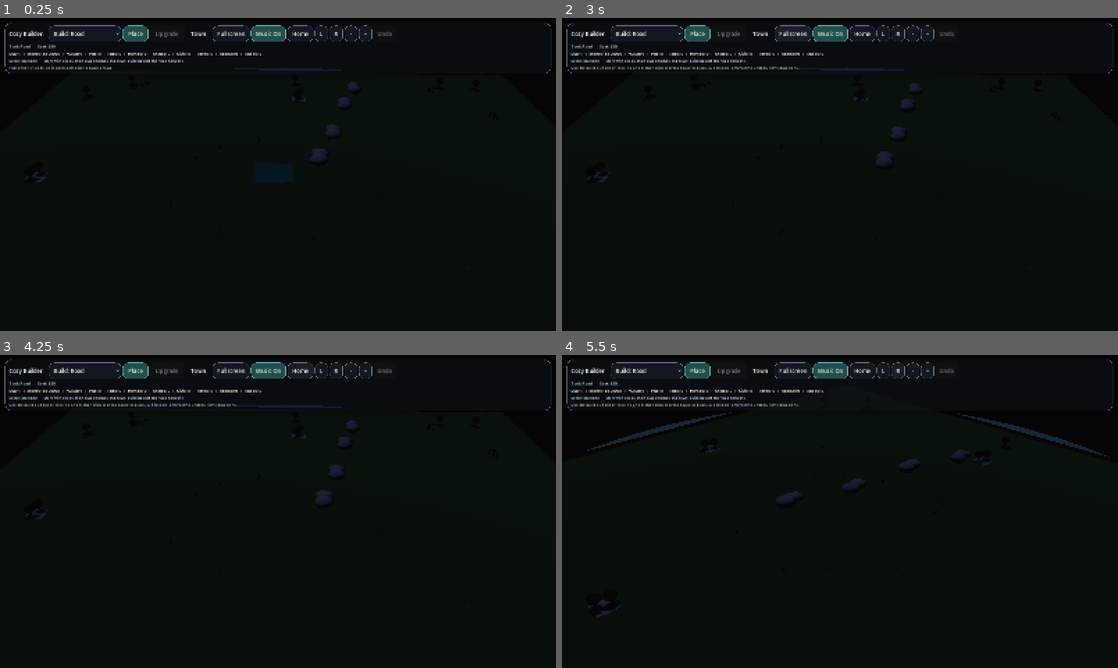
Above: before the commit, frames 1-4 (two rows, left to right).
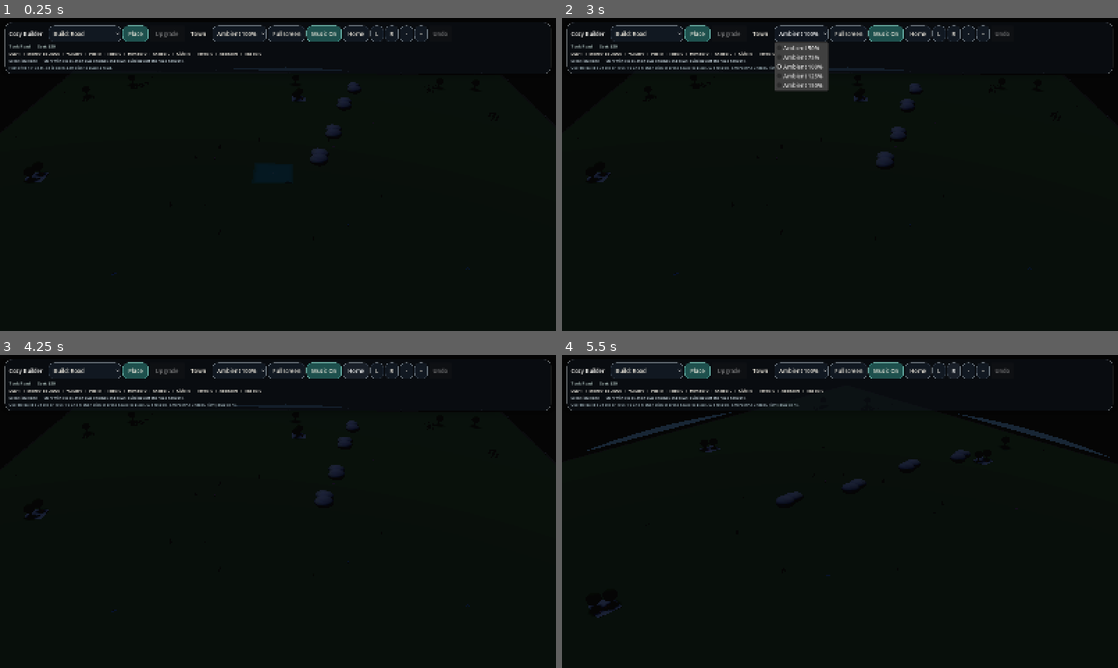
Above: after the commit, the same moments.

Repository: johnswaffles/my-backend-api
Game: Godot game, scene res://scenes/main_scene.tscn
The game is run twice, just before and just after one commit, with the same random seed, the same clock (stepped at 60 frames per second) and the same inputs.
Inputs (mouse positions are in pixels of both pictures, inside the frame that each line leads up to):
- Up to frame 1 (0.25 s): no input
- Up to frame 2 (3 s): click "Build: Road" at 0.5 s; click "Place" at 1.25 s; click "Town" at 2 s; click (801, 33) at 2.75 s, where only the run after the commit has a clickable "Ambient 100%"
- Up to frame 3 (4.25 s): click "Home" at 3.5 s
- Up to frame 4 (5.5 s): click "L" at 4.25 s; click "R" at 5 s

The runs differ from the first frame. In frame 1, 1.0% of the frame differs, in the area x 39-81%, y 2-8%; in frame 2, 2.5%, in the area x 38-81%, y 2-24%; in frame 3, 1.0%; in frame 4, 1.0%.

Commit message:
Add ambient light dropdown

Diff:
--- a/cozy-builder-godot/scripts/building_system.gd
+++ b/cozy-builder-godot/scripts/building_system.gd
@@ -108,6 +108,13 @@
 }
 const SAVE_PATH := "user://cozy_builder_save.json"
 const MUSIC_STREAM_PATH := "res://assets/audio/Sunrise Over Tiny Blocks (2).mp3"
+const AMBIENT_LIGHT_PRESETS := [
+	{"label": "Ambient 50%", "scale": 0.5},
+	{"label": "Ambient 75%", "scale": 0.75},
+	{"label": "Ambient 100%", "scale": 1.0},
+	{"label": "Ambient 125%", "scale": 1.25},
+	{"label": "Ambient 150%", "scale": 1.5},
+]
 const PROPERTY_FRONT_SETBACK := 1.0
 const PROPERTY_FRONT_SETBACK_BY_TOOL := {
 	BUILD_TOOL_HOUSE: 0.95,
@@ -253,6 +260,8 @@
 var _nature_root: Node3D
 var _music_player: AudioStreamPlayer
 var _music_button: Button
+var _ambient_dropdown: OptionButton
+var _ambient_light_scale := 1.0
 var _music_enabled := true
 
 
@@ -518,6 +527,15 @@
 	town_popup.id_pressed.connect(_on_town_menu_action)
 	top_row.add_child(_town_menu)
 
+	_ambient_dropdown = OptionButton.new()
+	_ambient_dropdown.custom_minimum_size = Vector2(118, 0)
+	for preset in AMBIENT_LIGHT_PRESETS:
+		var ambient_index := _ambient_dropdown.item_count
+		_ambient_dropdown.add_item(str(preset["label"]), ambient_index)
+		_ambient_dropdown.set_item_metadata(ambient_index, float(preset["scale"]))
+	_ambient_dropdown.item_selected.connect(_on_ambient_dropdown_selected)
+	top_row.add_child(_ambient_dropdown)
+
 	_fullscreen_button = Button.new()
 	_fullscreen_button.text = "Fullscreen"
 	_fullscreen_button.custom_minimum_size = Vector2(92, 0)
@@ -618,6 +636,8 @@
 	if _music_button:
 		_style_tool_button(_music_button, _music_enabled)
 		_music_button.text = "Music On" if _music_enabled else "Music Off"
+	if _ambient_dropdown:
+		_refresh_ambient_dropdown()
 	if _place_button:
 		_style_tool_button(_place_button, true)
 	if _upgrade_button:
@@ -665,6 +685,39 @@
 	if _ghost_root:
 		for tool in _ghost_nodes.keys():
 			_ghost_nodes[tool].visible = _build_tool == tool and BUILD_TOOL_COSTS.has(tool)
+
+
+func _ambient_index_for_scale(scale: float) -> int:
+	var best_index := 0
+	var best_distance := INF
+	for index in range(AMBIENT_LIGHT_PRESETS.size()):
+		var preset_scale := float(AMBIENT_LIGHT_PRESETS[index]["scale"])
+		var distance := absf(preset_scale - scale)
+		if distance < best_distance:
+			best_distance = distance
+			best_index = index
+	return best_index
+
+
+func _refresh_ambient_dropdown() -> void:
+	if not _ambient_dropdown:
+		return
+	var index := _ambient_index_for_scale(_ambient_light_scale)
+	if _ambient_dropdown.get_selected_id() != index:
+		_ambient_dropdown.select(index)
+	_style_tool_button(_ambient_dropdown, false)
+
+
+func _set_ambient_light_scale(scale: float) -> void:
+	_ambient_light_scale = clampf(scale, 0.5, 1.5)
+	_update_day_night_visuals()
+	_refresh_tool_ui()
+
+
+func _on_ambient_dropdown_selected(index: int) -> void:
+	if index < 0 or index >= AMBIENT_LIGHT_PRESETS.size():
+		return
+	_set_ambient_light_scale(float(AMBIENT_LIGHT_PRESETS[index]["scale"]))
 
 
 func _style_tool_button(button: Button, selected: bool) -> void:
@@ -2348,6 +2401,7 @@
 		"day": _day,
 		"clock": _simulation_clock,
 		"build_tool": _build_tool,
+		"ambient_light_scale": _ambient_light_scale,
 		"focus": [_target_focus.x, _target_focus.y, _target_focus.z],
 		"zoom": _target_zoom,
 		"yaw": _target_camera_yaw,
@@ -2410,6 +2464,7 @@
 	_day = int(data.get("day", 1))
 	_simulation_clock = float(data.get("clock", 0.0))
 	_build_tool = str(data.get("build_tool", BUILD_TOOL_ROAD))
+	_set_ambient_light_scale(float(data.get("ambient_light_scale", 1.0)))
 	var focus_data: Array = data.get("focus", [0.0, 0.0, 0.0])
 	if focus_data.size() == 3:
 		_target_focus = Vector3(float(focus_data[0]), float(focus_data[1]), float(focus_data[2]))
@@ -2466,6 +2521,7 @@
 	_day = 1
 	_simulation_clock = 0.0
 	_build_tool = BUILD_TOOL_ROAD
+	_set_ambient_light_scale(1.0)
 	_variant_cycle.clear()
 	_loaded_save = false
 	_reset_camera_view()
@@ -3038,7 +3094,7 @@
 
 func _update_day_night_visuals() -> void:
 	if lighting_controller and lighting_controller.has_method("apply_cycle"):
-		lighting_controller.call("apply_cycle", _day, _simulation_clock, _window_bands, _town_light_strength())
+		lighting_controller.call("apply_cycle", _day, _simulation_clock, _window_bands, _town_light_strength(), _ambient_light_scale)
 		return
 	var town_strength := _town_light_strength()
 	var cycle := fmod(float(_day - 1) + _simulation_clock / 7.5, 6.0) / 6.0
@@ -3051,7 +3107,7 @@
 		env.background_mode = Environment.BG_COLOR
 		env.background_color = sky_top.lerp(sky_horizon, 0.24)
 		env.ambient_light_color = sky_top.lerp(Color(0.72, 0.7, 0.68), 0.05)
-		env.ambient_light_energy = 0.048 + town_strength * 0.018
+		env.ambient_light_energy = (0.048 + town_strength * 0.018) * _ambient_light_scale
 		env.fog_enabled = false
 		env.fog_density = 0.0
 		env.glow_bloom = 0.005 + town_strength * 0.005
--- a/cozy-builder-godot/scripts/lighting_controller.gd
+++ b/cozy-builder-godot/scripts/lighting_controller.gd
@@ -5,7 +5,7 @@
 @onready var fill_light: DirectionalLight3D = $FillLight
 
 
-func apply_cycle(day: int, simulation_clock: float, window_bands: Array, town_light_level: float = 0.0) -> void:
+func apply_cycle(day: int, simulation_clock: float, window_bands: Array, town_light_level: float = 0.0, ambient_light_scale: float = 1.0) -> void:
 	var cycle := fmod(float(day - 1) + simulation_clock / 7.5, 6.0) / 6.0
 	var moon_wave := sin(cycle * TAU)
 	var town_strength: float = clampf(town_light_level, 0.0, 1.0)
@@ -17,7 +17,7 @@
 		env.background_mode = Environment.BG_SKY
 		env.background_color = sky_top.lerp(sky_horizon, 0.08)
 		env.ambient_light_color = sky_top.lerp(Color(0.56, 0.56, 0.56), 0.02)
-		env.ambient_light_energy = 0.024 + town_strength * 0.006
+		env.ambient_light_energy = (0.024 + town_strength * 0.006) * ambient_light_scale
 		env.fog_enabled = false
 		env.fog_density = 0.0
 		env.glow_bloom = 0.0
Not shown, changed: public/godot-playtest/index.html
Not shown, changed: public/godot-playtest/index.pck
